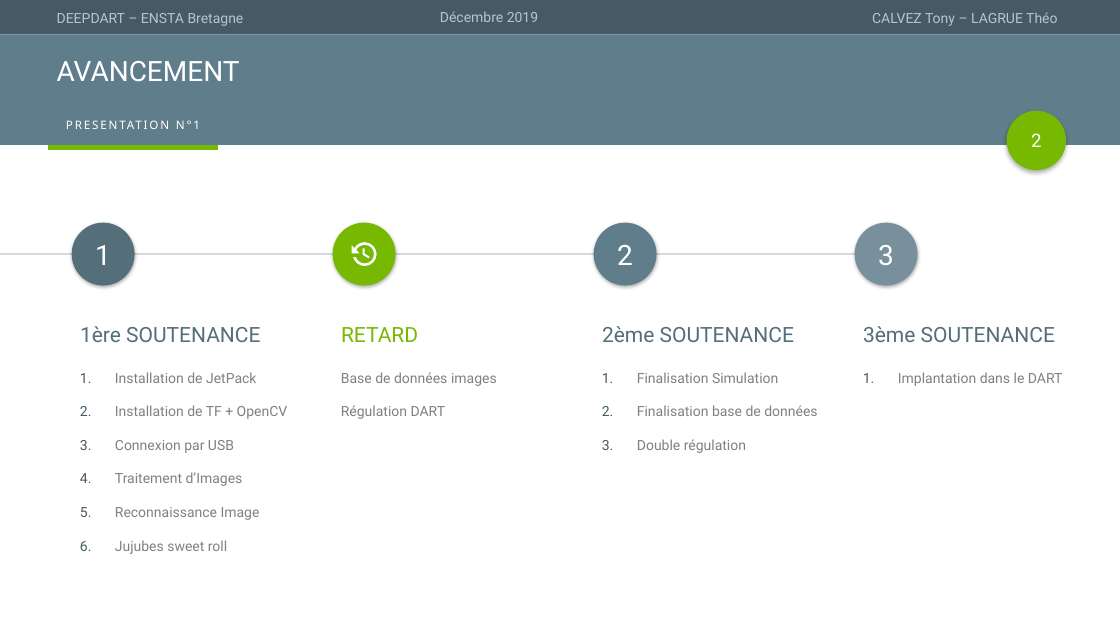
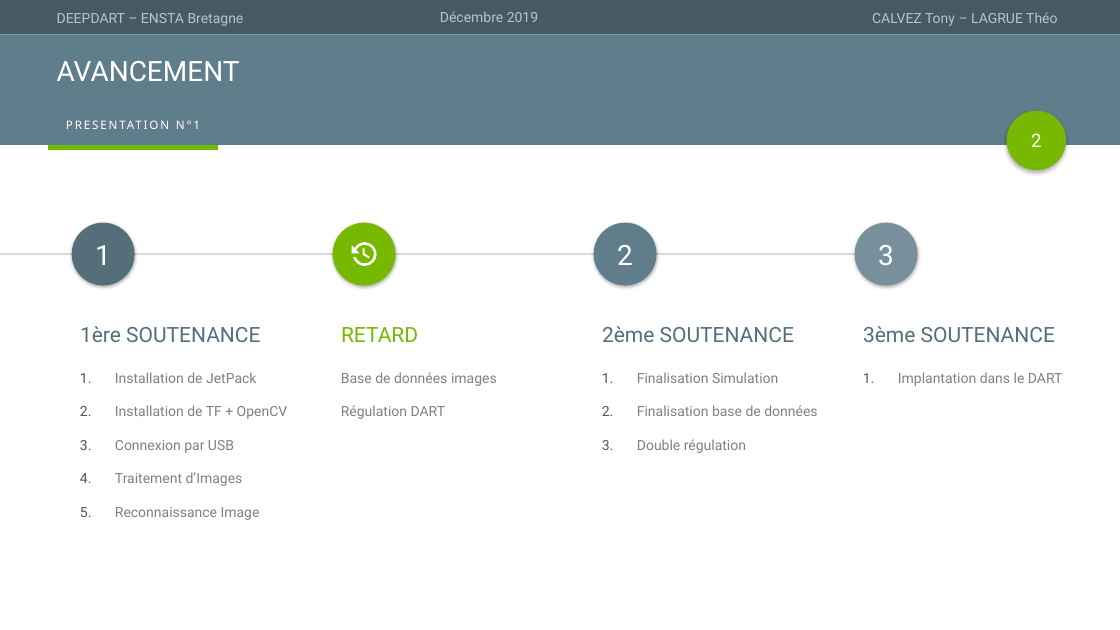
Before and after one commit to TonyCalvez/DEEPDART, a slide deck: slide 2 of PRESENTATION/Présentation1.pptx. Drawn at 1120x630 pixels with LibreOffice and Linux fonts; fonts in the diff are those of the drawing. Boxes give left, top, right and bottom in pixels: in the first picture for what was removed or moved away, otherwise in the second. Text is boxed around its words. In the diff, an @@ line names an element or a change of style, - is before the commit and + after.

```diff
--- a/PRESENTATION/Présentation1.pptx
+++ b/PRESENTATION/Présentation1.pptx
@@ text at (x1=115, y1=540, x2=227, y2=554): paragraph removed @@
-6. Jujubes sweet roll
```
Also in this commit, not shown: 1 other slide changed, 3 slides added, 5 other files.
